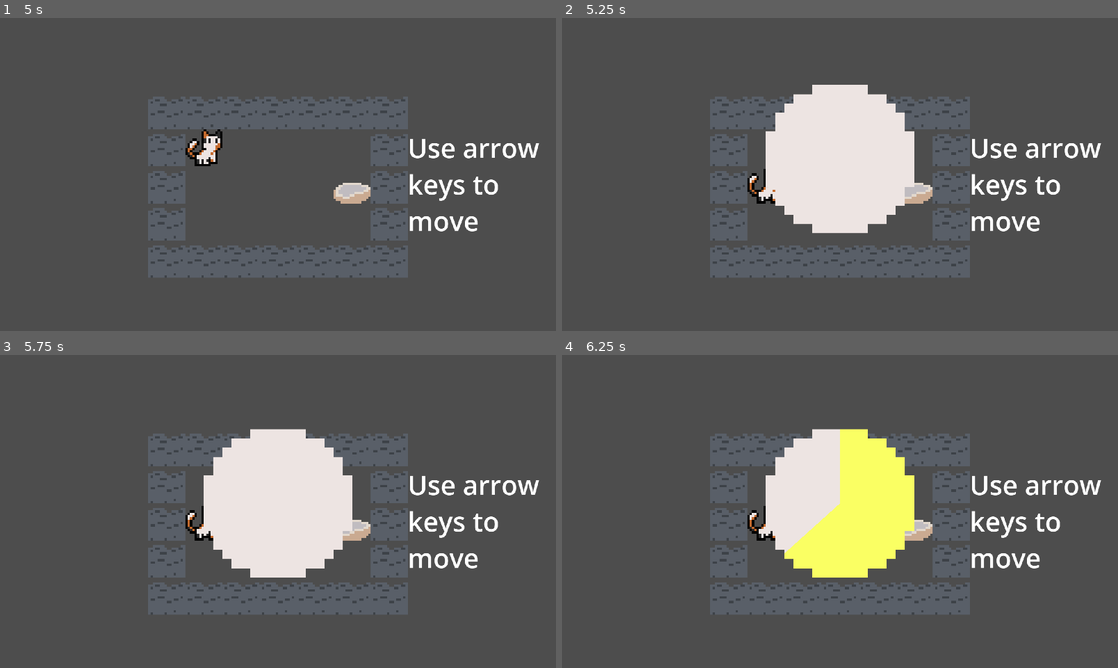
Above: before the commit, frames 1-4 (two rows, left to right).
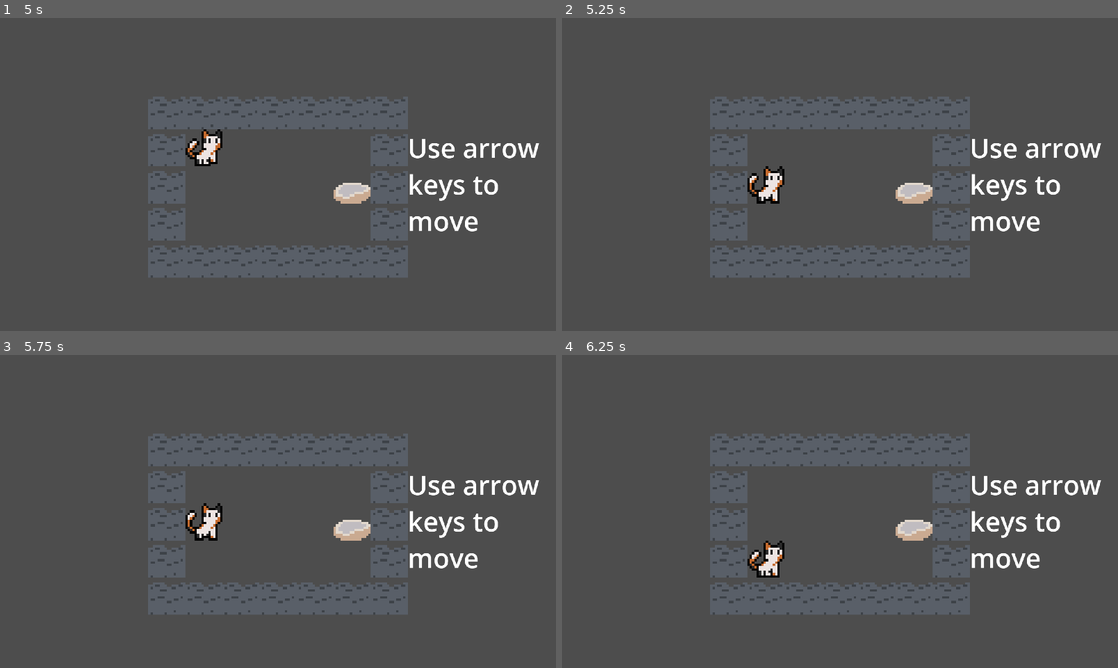
Above: after the commit, the same moments.

Repository: Just-a-Bee/Chrono-Cat
Game: Godot game, scene res://ui/title/title.tscn
Same seed, same stepped clock (60 frames per second), same inputs: the game is played once before the commit and once after it.
Inputs (mouse positions are in pixels of both pictures, inside the frame that each line leads up to):
- Up to frame 1 (5 s): click "Play" at 0.5 s; tap Enter (ui_accept) at 1.25, 1.52, 2.27, 3.77, 4.25, 4.52 s; move the mouse to (400, 158) at 1.27 s; hold D (right) 1.28-2.03 s; hold X (rewind) 1.28-2.03 s; click (400, 158) at 1.42 s; move the mouse to (166, 190) at 2.02 s; hold S (down) 2.03-2.78 s; tap X (rewind) at 2.1, 3.05, 3.6 s; move the mouse to (333, 105) at 2.77 s; hold D (right) 2.78-3.53 s; hold Z (undo) 2.78-3.53 s; move the mouse to (250, 237) at 3.52 s; hold W (up) 3.53-4.28 s; click (250, 237) at 3.67 s; move the mouse to (444, 221) at 4.27 s; hold A (left) from 4.28 s (still down); hold X (rewind) from 4.28 s (still down)
- Up to frame 2 (5.25 s): keep holding A (left); tap R (restart) at 5 s; move the mouse to (673, 127) at 5.02 s; release X (rewind) at 5.03 s; tap Z (undo) at 5.1 s
- Up to frame 3 (5.75 s): keep holding A (left); tap Enter (ui_accept) at 5.27 s; tap X (rewind) at 5.3 s
- Up to frame 4 (6.25 s): tap Enter (ui_accept) at 5.75 s; move the mouse to (867, 511) at 5.77 s; release A (left) at 5.78 s; hold S (down) from 5.78 s (still down); hold X (rewind) from 5.78 s (still down); click (867, 511) at 5.92 s

Frame 1 is identical in both runs. In frame 2, 10% of the frame differs, in the area x 36-64%, y 21-69%; in frame 3, 10%; in frame 4, 11%, in the area x 33-64%, y 23-72%.

Commit message:
Fixed rewind ability unlocking on first undo, now only unlocks when rewinds increase

Diff:
--- a/main.gd
+++ b/main.gd
@@ -106,7 +106,7 @@
 
 # function to update the value displayed on the rewind bar, if initial unlock, play animation
 func _on_rewind_uses_changed(new_rewinds):
-	if not Globals.rewind_unlocked:
+	if not Globals.rewind_unlocked and new_rewinds > 0:
 		unlock_rewind()
 	else:
 		var tween = get_tree().create_tween()
Not shown, changed: todo.txt
